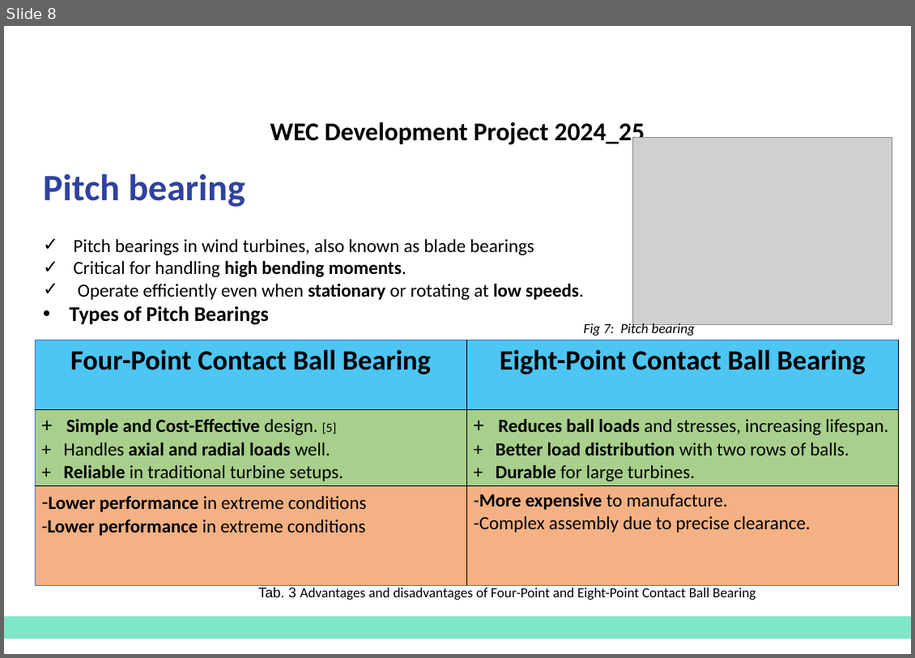
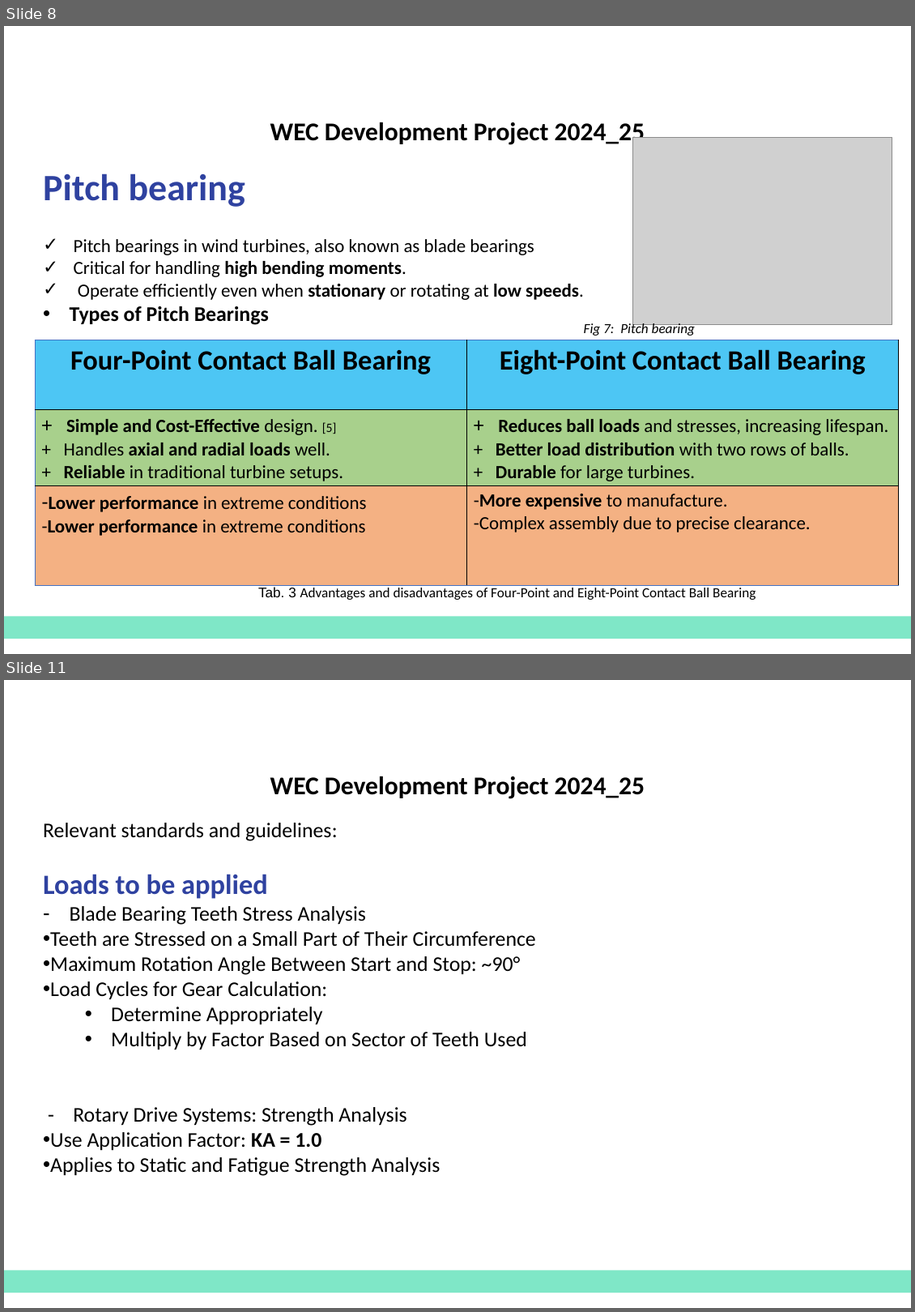
Before and after one commit to MosiiMozafary/Rotor-hub-Pitch-System-, a slide deck: Presentation 1_Hub and Pitch system 2024_25.pptx. Shown one above the other, each under a label of ours: slide 8 before the commit, slides 8 and 11 after it; the slides between them are not shown. The pictures are 915x658 and 915x1312 pixels, drawn with LibreOffice and Linux fonts; fonts in the diff are those of the drawing; grey boxes stand for pictures; background and template pictures are left out. Boxes give left, top, right and bottom in pixels: in the first picture for what was removed or moved away, otherwise in the second. Text is boxed around its words. In the diff, an @@ line names an element or a change of style, - is before the commit and + after.

```diff
--- a/Presentation 1_Hub and Pitch system 2024_25.pptx
+++ b/Presentation 1_Hub and Pitch system 2024_25.pptx
@@ slide 11 added at (4, 680, 911, 1308), background #FFFFFF; not listed: 2 template elements that a slide beside it also shows @@
@@ text added at (43, 823, 536, 1176), 18 pt, text #000000 @@
+Relevant standards and guidelines:
+Loads to be applied
+– Blade Bearing Teeth Stress Analysis
+• Teeth are Stressed on a Small Part of Their Circumference
+• Maximum Rotation Angle Between Start and Stop: ~90°
+• Load Cycles for Gear Calculation:
+  • Determine Appropriately
+  • Multiply by Factor Based on Sector of Teeth Used
+- Rotary Drive Systems: Strength Analysis
+• Use Application Factor: KA = 1.0
+• Applies to Static and Fatigue Strength Analysis
```
Also in this commit, not shown: 2 other slides added.
